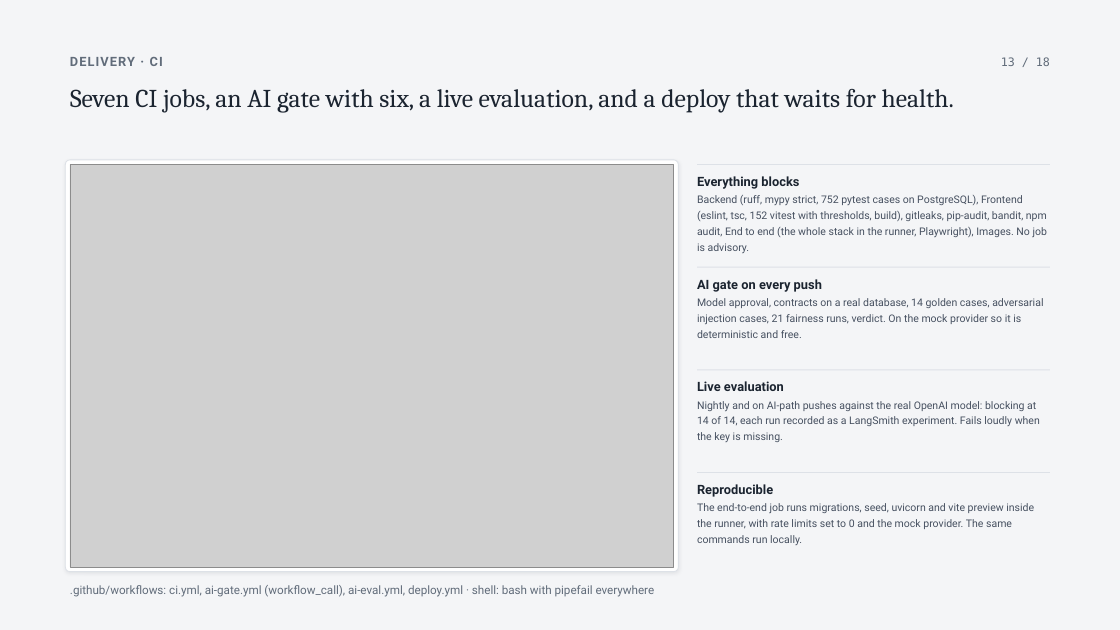
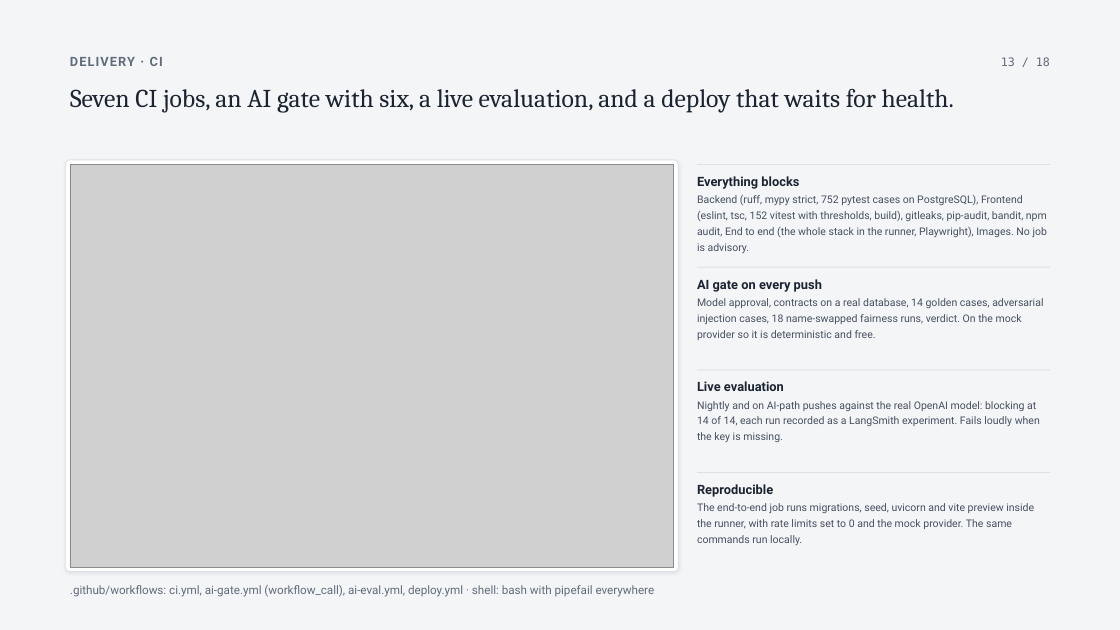
Before and after one commit to SuhaasNv/permitflow, a slide deck: slide 13 of docs/13-debrief/technical-deck/PermitFlow-technical.pptx. Drawn at 1120x630 pixels with LibreOffice and Linux fonts; fonts in the diff are those of the drawing; grey boxes stand for pictures. Boxes give left, top, right and bottom in pixels: in the first picture for what was removed or moved away, otherwise in the second. Text is boxed around its words. In the diff, an @@ line names an element or a change of style, - is before the commit and + after.

```diff
--- a/docs/13-debrief/technical-deck/PermitFlow-technical.pptx
+++ b/docs/13-debrief/technical-deck/PermitFlow-technical.pptx
@@ text at (697, 298, 1043, 340): text changed @@
-Model approval, contracts on a real database, 14 golden cases, adversarial injection cases, 21 fairness runs, verdict. On the mock provider so it is deterministic and free.
+Model approval, contracts on a real database, 14 golden cases, adversarial injection cases, 18 name-swapped fairness runs, verdict. On the mock provider so it is deterministic and free.
```
Also in this commit, not shown: 3 other slides changed, 27 other files.
